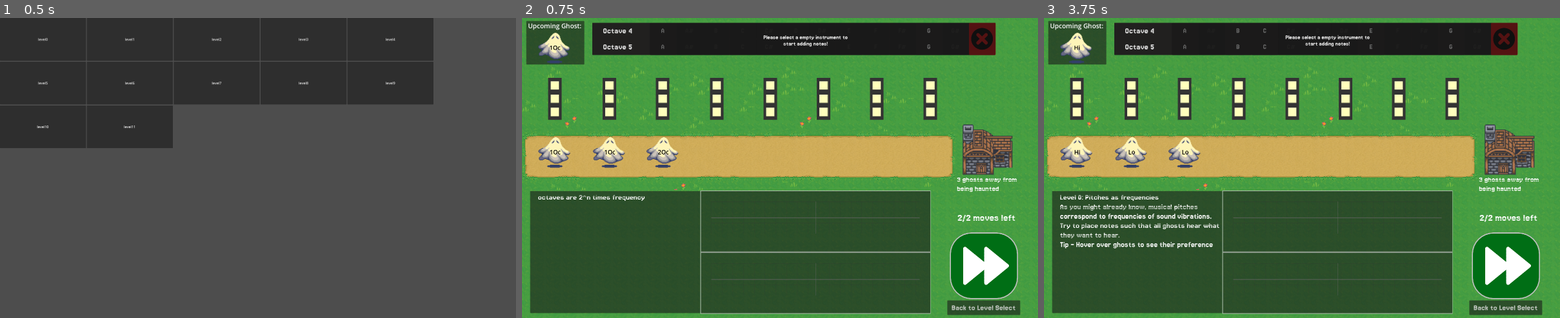
Above: before the commit, frames 1-3 (left to right).
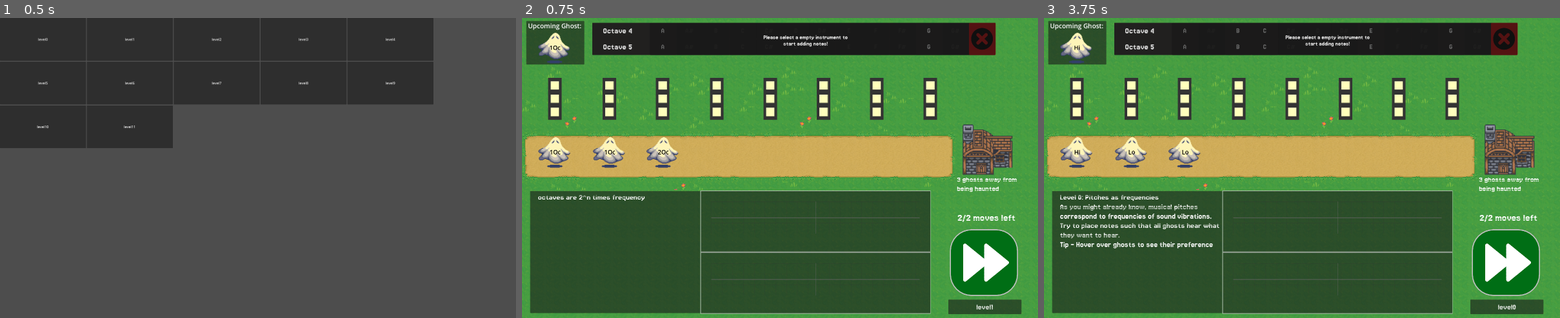
Above: after the commit, the same moments.

Repository: levyy7/Phantom-Frequencies
Game: Godot game, scene res://main_scene.tscn
Same seed, same stepped clock (60 frames per second), same inputs: the game is played once before the commit and once after it.
Inputs (mouse positions are in pixels of both pictures, inside the frame that each line leads up to):
- Up to frame 1 (0.5 s): no input
- Up to frame 2 (0.75 s): click "level1" at 0.5 s
- Up to frame 3 (3.75 s): click (1503, 309) at 1.25 s, where only the run before the commit has a clickable "Back to Level Select"; click "level1" at 2 s; click (1508, 306) at 2.77 s; click "level0" at 3.5 s

Frame 1 is identical in both runs. In frame 2, 0.9% of the frame differs, in the area x 82-97%, y 70-100%; in frame 3, 0.9%.

Commit message:
improve back to level select button, resolve #42

Diff:
--- a/frequencies/musical_frequencies.gd
+++ b/frequencies/musical_frequencies.gd
@@ -57,7 +57,6 @@
 			)
 
 			frequencies.append(Frequency.new(freq, col))
-
 	return frequencies
 
 # below not used atm
--- a/main_scene.gd
+++ b/main_scene.gd
@@ -16,6 +16,7 @@
 		$"UI frame/Lives_text".text=str(lives)+" ghosts away from being haunted"
 
 func init_level(level: Level):
+	$"UI frame/LevelButton".set_level(level.name)
 	print("initializing level")
 	$Map/TileManager.setPathwayPreferences(level.getPathwayPreference())
 
@@ -28,6 +29,8 @@
 	$"UI frame/TowerUI".initializeNoteButtons(level.note_names, level.notes)
 
 	moves_remaining = original_moves_count
+
+	$"UI frame/LevelButton".pressed.connect(_on_back_button_pressed)
 	popNextGhost()
 
 func _unhandled_input(event: InputEvent) -> void:
--- a/main_scene.tscn
+++ b/main_scene.tscn
@@ -6,6 +6,7 @@
 [ext_resource type="PackedScene" uid="uid://b67t084jvaek4" path="res://ui/TowerUI.tscn" id="3_u5air"]
 [ext_resource type="PackedScene" uid="uid://bmnvyryt3yep8" path="res://visualization_pane/v_box_container.tscn" id="3_yt8cq"]
 [ext_resource type="Texture2D" uid="uid://bidyrpnlwswjj" path="res://assets/next.png" id="4_acbbv"]
+[ext_resource type="PackedScene" uid="uid://u4kp4wfo3u60" path="res://ui/LevelButton.tscn" id="4_upfhr"]
 [ext_resource type="StyleBox" path="res://public/play_button_hover.tres" id="5_w45ix"]
 [ext_resource type="Theme" uid="uid://duhs1xsrhsft5" path="res://default_theme.tres" id="6_63vm8"]
 [ext_resource type="StyleBox" path="res://public/play_button_def.tres" id="7_oq7q4"]
@@ -49,24 +50,27 @@
 label_settings = SubResource("LabelSettings_p5aby")
 horizontal_alignment = 1
 
-[node name="BackButton" type="Button" parent="UI frame"]
-process_mode = 3
+[node name="LevelButton" parent="UI frame" instance=ExtResource("4_upfhr")]
 layout_mode = 0
-offset_left = 1950.0
-offset_top = 474.0
-offset_right = 2289.0
-offset_bottom = 542.0
-theme_override_fonts/font = ExtResource("2_cdbx5")
-theme_override_font_sizes/font_size = 40
-text = "Back to Level Select"
+anchors_preset = 0
+anchor_left = 0.0
+anchor_top = 0.0
+anchor_right = 0.0
+anchor_bottom = 0.0
+offset_left = 1955.0
+offset_top = 470.0
+offset_right = 2295.0
+offset_bottom = 538.0
+grow_horizontal = 1
+grow_vertical = 1
 
 [node name="NextRoundButton" type="Button" parent="UI frame"]
 process_mode = 3
 layout_mode = 0
 offset_left = 1962.0
-offset_top = 157.0
+offset_top = 142.0
 offset_right = 2279.0
-offset_bottom = 468.0
+offset_bottom = 453.0
 focus_mode = 0
 theme_override_font_sizes/font_size = 40
 theme_override_icons/icon = ExtResource("4_acbbv")
@@ -149,7 +153,5 @@
 theme_override_font_sizes/font_size = 30
 text = "Upcoming Ghost:"
 
-[connection signal="pressed" from="UI frame/BackButton" to="." method="_on_back_button_pressed"]
-[connection signal="toggled" from="UI frame/BackButton" to="." method="_on_back_button_toggled"]
 [connection signal="pressed" from="UI frame/NextRoundButton" to="." method="_on_next_round_button_pressed"]
 [connection signal="toggled" from="UI frame/NextRoundButton" to="." method="_on_next_round_button_toggled"]
--- a/shooter/shooter.gd
+++ b/shooter/shooter.gd
@@ -83,6 +83,7 @@
 
 func update_frequency(note: Note) -> void:
 	current_frequency_index = NOTE_TO_INDEX[note.name] + (note.octave + 1) * 12
+	print("Note: " + note.name + " Octave: " + str(note.octave) + " Frequency: " + str(current_frequency().frequency))
 	print(current_frequency_index)
 	current_name = note.name
 
--- /dev/null
+++ b/ui/LevelButton.tscn
@@ -0,0 +1,64 @@
+[gd_scene load_steps=3 format=3 uid="uid://u4kp4wfo3u60"]
+
+[ext_resource type="FontFile" uid="uid://oqvx1mhe8hka" path="res://Jersey15-Regular.ttf" id="1_7lacu"]
+[ext_resource type="Script" path="res://ui/level_button.gd" id="2_awwce"]
+
+[node name="LevelButton" type="Button"]
+process_mode = 3
+custom_minimum_size = Vector2(340, 68)
+anchors_preset = 8
+anchor_left = 0.5
+anchor_top = 0.5
+anchor_right = 0.5
+anchor_bottom = 0.5
+offset_left = -1200.0
+offset_top = -700.0
+offset_right = -860.0
+offset_bottom = -632.0
+grow_horizontal = 2
+grow_vertical = 2
+tooltip_text = "Back to Level Select"
+theme_override_fonts/font = ExtResource("1_7lacu")
+theme_override_font_sizes/font_size = 40
+script = ExtResource("2_awwce")
+
+[node name="Control" type="Control" parent="."]
+custom_minimum_size = Vector2(100, 0)
+layout_mode = 1
+anchors_preset = 15
+anchor_right = 1.0
+anchor_bottom = 1.0
+offset_bottom = 1.0
+grow_horizontal = 2
+grow_vertical = 2
+
+[node name="LevelText" type="Label" parent="Control"]
+layout_mode = 2
+anchor_right = 1.0
+anchor_bottom = 1.0
+grow_horizontal = 2
+grow_vertical = 2
+size_flags_horizontal = 3
+size_flags_vertical = 3
+size_flags_stretch_ratio = 3.9
+theme_override_fonts/font = ExtResource("1_7lacu")
+theme_override_font_sizes/font_size = 40
+text = "Level X"
+horizontal_alignment = 1
+vertical_alignment = 1
+
+[node name="MarginContainer" type="MarginContainer" parent="Control"]
+layout_mode = 2
+offset_right = 76.0
+offset_bottom = 68.0
+theme_override_constants/margin_left = 8
+theme_override_constants/margin_right = 8
+
+[node name="BackHint" type="Label" parent="Control/MarginContainer"]
+layout_mode = 2
+theme_override_colors/font_color = Color(0.773438, 0.773438, 0.773438, 1)
+theme_override_fonts/font = ExtResource("1_7lacu")
+theme_override_font_sizes/font_size = 60
+text = "<<"
+
+[connection signal="pressed" from="." to="." method="_on_pressed"]
--- /dev/null
+++ b/ui/level_button.gd
@@ -0,0 +1,28 @@
+extends Button
+
+# Called when the node enters the scene tree for the first time.
+func _ready() -> void:
+	# Connect mouse signals
+	mouse_entered.connect(_on_mouse_entered)
+	mouse_exited.connect(_on_mouse_exited)
+	# Make Control node ignore mouse events
+	$Control.mouse_filter = Control.MOUSE_FILTER_IGNORE
+
+func set_level(level_name: String):
+	$"Control/LevelText".text = level_name
+	$"Control/MarginContainer".visible = false
+
+# Mouse hover handlers
+func _on_mouse_entered() -> void:
+	$"Control/MarginContainer".visible = true
+
+func _on_mouse_exited() -> void:
+	$"Control/MarginContainer".visible = false
+
+# Called every frame. 'delta' is the elapsed time since the previous frame.
+func _process(delta: float) -> void:
+	pass
+
+
+func _on_pressed() -> void:
+	print("Button pressed!")
Not shown: 1 places in main_scene.tscn that only renumber resources
